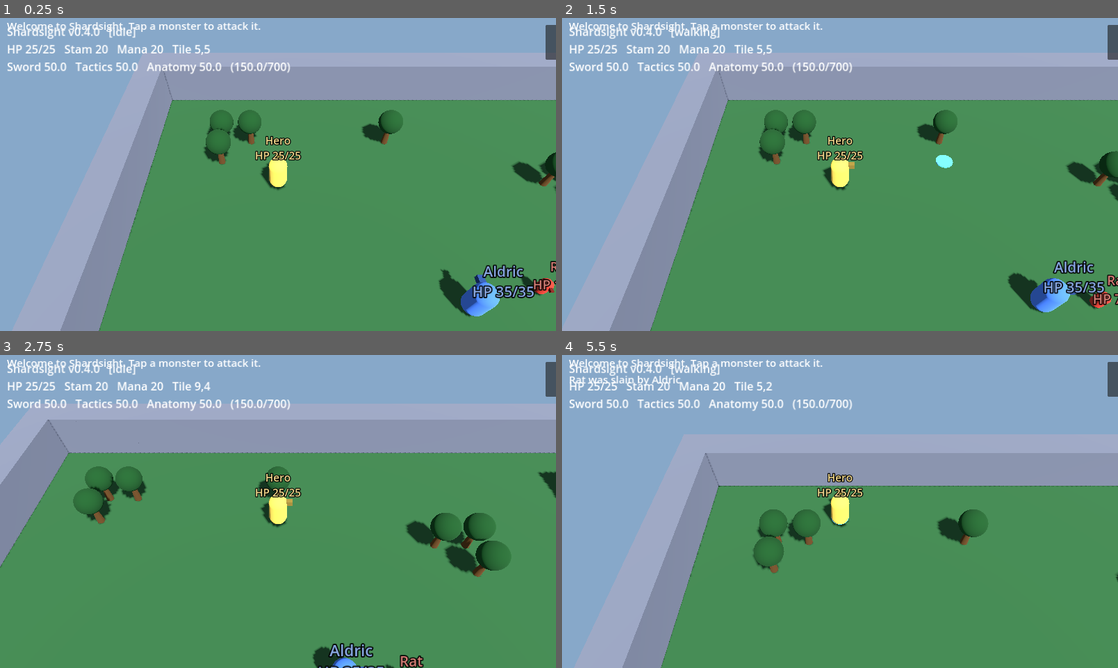
Above: before the commit, frames 1-4 (two rows, left to right).
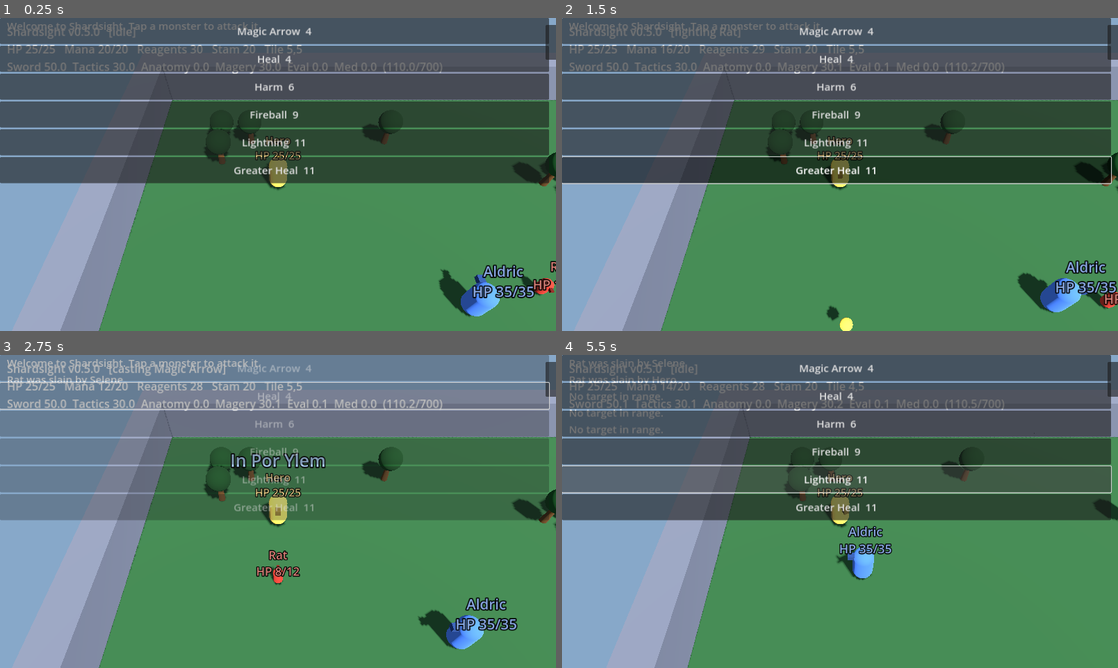
Above: after the commit, the same moments.

Repository: luckovsdeniss-denlu/Shardsight
Game: Godot game, scene res://scenes/main.tscn
Two runs of this game, one before a commit and one after it. Both use one fixed random seed, a clock stepped at 60 frames per second and the inputs below.
Inputs (mouse positions are in pixels of both pictures, inside the frame that each line leads up to):
- Up to frame 1 (0.25 s): no input
- Up to frame 2 (1.5 s): click (834, 30) at 0.5 s, where only the run after the commit has a clickable "Magic Arrow 4"; tap A at 1.25 s; move the mouse to (962, 158) at 1.27 s; click (962, 158) at 1.42 s
- Up to frame 3 (2.75 s): click (272, 395) at 2 s, where only the run after the commit has a clickable "Heal 4"
- Up to frame 4 (5.5 s): tap A at 2.75 s; move the mouse to (728, 527) at 2.77 s; click (728, 527) at 2.92 s; click (834, 423) at 3.5 s, where only the run after the commit has a clickable "Harm 6"; click (834, 452) at 4.25 s, where only the run after the commit has a clickable "Fireball 9"; click (834, 480) at 5 s, where only the run after the commit has a clickable "Lightning 11"

The runs differ from the first frame. In frame 1, 49% of the frame differs, in the area x 0-99%, y 0-53%; in frame 2, 54%; in frame 3, 64%, in the area x 0-100%, y 0-100%; in frame 4, 58%.

Commit message:
Add Magery: spells, mana, reagents, casting, Eval Int, Resisting, Meditation (v0.5.0)
Co-Authored-By: Claude Sonnet 5.5 <noreply@anthropic.com>
Claude-Session: https://claude.ai/code/session_01H6LNxUGdbevPyoRQBBzvxK

Diff:
--- a/project.godot
+++ b/project.godot
@@ -4,7 +4,7 @@
 [application]
 
 config/name="Shardsight"
-config/version="0.4.0"
+config/version="0.5.0"
 run/main_scene="res://scenes/main.tscn"
 config/features=PackedStringArray("4.3", "GL Compatibility")
 config/icon="res://icon.svg"
--- a/scripts/bestiary.gd
+++ b/scripts/bestiary.gd
@@ -1,12 +1,13 @@
 class_name Bestiary
 ## Stat blocks for everything that walks the map.
-## Keys: str/dex/int, skills, dmg_min/dmg_max (weapon roll), wspeed (weapon speed 20..60),
+## Keys: str/dex/int, skills, reagents, dmg_min/dmg_max (weapon roll), wspeed (weapon speed 20..60),
 ## move (m/s), armor, leash (wander radius in tiles), aggro (m), respawn (s), role, scale.
 
 const HERO := {
 	"str": 25, "dex": 20, "int": 20, "wspeed": 45, "dmg_min": 5, "dmg_max": 10,
 	"move": 4.0, "leash": 8, "aggro": 5.0, "respawn": 5.0,
-	"skills": {Hero.Skill.SWORDSMANSHIP: 50.0, Hero.Skill.TACTICS: 50.0, Hero.Skill.ANATOMY: 50.0},
+	"reagents": 30,
+	"skills": {Hero.Skill.SWORDSMANSHIP: 50.0, Hero.Skill.TACTICS: 30.0, Hero.Skill.MAGERY: 30.0},
 }
 
 # Other players, played by the computer.
@@ -19,6 +20,15 @@
 	"str": 30, "dex": 25, "int": 10, "wspeed": 55, "dmg_min": 4, "dmg_max": 8,
 	"move": 3.8, "leash": 8, "aggro": 5.0, "respawn": 5.0,
 	"skills": {Hero.Skill.SWORDSMANSHIP: 55.0, Hero.Skill.TACTICS: 55.0, Hero.Skill.ANATOMY: 45.0},
+}
+
+const MAGE := {
+	"str": 20, "dex": 20, "int": 40, "wspeed": 30, "dmg_min": 2, "dmg_max": 4,
+	"move": 3.4, "leash": 8, "aggro": 6.0, "respawn": 5.0, "reagents": 40,
+	"skills": {
+		Hero.Skill.SWORDSMANSHIP: 20.0, Hero.Skill.MAGERY: 70.0, Hero.Skill.EVALUATING_INTELLECT: 50.0,
+		Hero.Skill.MEDITATION: 50.0, Hero.Skill.RESISTING_SPELLS: 30.0,
+	},
 }
 
 # Peaceful NPCs.
@@ -41,3 +51,11 @@
 	"move": 2.2, "leash": 5, "aggro": 5.0, "respawn": 15.0, "scale": 1.15, "armor": 2.0,
 	"skills": {Hero.Skill.SWORDSMANSHIP: 60.0, Hero.Skill.TACTICS: 40.0, Hero.Skill.ANATOMY: 30.0},
 }
+const EVIL_MAGE := {
+	"str": 25, "dex": 25, "int": 45, "wspeed": 30, "dmg_min": 1, "dmg_max": 3,
+	"move": 2.4, "leash": 5, "aggro": 6.0, "respawn": 20.0, "reagents": 999,
+	"skills": {
+		Hero.Skill.SWORDSMANSHIP: 20.0, Hero.Skill.MAGERY: 55.0, Hero.Skill.EVALUATING_INTELLECT: 40.0,
+		Hero.Skill.MEDITATION: 40.0, Hero.Skill.RESISTING_SPELLS: 30.0,
+	},
+}
--- a/scripts/entity.gd
+++ b/scripts/entity.gd
@@ -12,6 +12,8 @@
 const HEAL_RANGE := 2.5
 const HEAL_PER_SEC := 4.0
 const REGEN_PER_SEC := 0.4
+const SPELL_RANGE := 7.0
+const CAST_RECOVERY := 0.8     # seconds between casts
 
 var kind: int = Kind.PLAYER
 var display_name := "?"
@@ -27,6 +29,7 @@
 var aggro_range := 5.0
 var respawn_time := 8.0
 var ai_enabled := true         # for players: false = only obeys taps
+var is_hero := false           # the player's own character (gets spell feedback in the log)
 
 var game
 var world: World
@@ -41,6 +44,14 @@
 var pause := 0.0
 var repath_timer := 0.0
 var start_skills := {}
+var mana := 0.0
+var reagents := 0.0
+var restocking := false
+var casting_id := ""
+var cast_timer := 0.0
+var cast_target: Entity = null
+var cast_cd := 0.0
+var _med_timer := 0.0
 var label: Label3D
 var _last_text := ""
 
@@ -70,6 +81,8 @@
 	home = world.tile_center(tile)
 	position = home
 	hp = float(stats.max_hp())
+	mana = float(stats.max_mana())
+	reagents = float(cfg.get("reagents", 0))
 
 
 func _build_visual(color: Color, s: float) -> void:
@@ -109,11 +122,19 @@
 			_respawn()
 		return
 	swing_cd = maxf(swing_cd - delta, 0.0)
+	cast_cd = maxf(cast_cd - delta, 0.0)
 	pause = maxf(pause - delta, 0.0)
 	repath_timer -= delta
 	hp = minf(hp + REGEN_PER_SEC * delta, float(stats.max_hp()))
+	_regen_mana(delta)
 	if role == "healer":
 		_heal_aura(delta)
+	elif role == "merchant":
+		_restock_aura(delta)
+	if casting_id != "":
+		_cast_step(delta)
+		_refresh_label()
+		return
 	_think(delta)
 	_follow_path(delta)
 	_fight()
@@ -134,7 +155,7 @@
 			pause = 3.0
 			go_to(home)
 	elif kind == Kind.PLAYER and autonomous and pause <= 0.0:
-		if _recover():
+		if _recover() or _resupply():
 			return
 		if target == null:
 			target = _nearest(Kind.MONSTER, aggro_range)
@@ -158,6 +179,11 @@
 	if not recovering:
 		return false
 	target = null
+	if casting_id == "" and cast_cd <= 0.0:
+		var heal_id := _best_spell("heal")
+		if heal_id != "":
+			start_cast(heal_id, self)
+			return true
 	var healer := _find_role("healer")
 	if healer != null and position.distance_to(healer.position) > 2.0 and path.is_empty():
 		go_to(healer.position)
@@ -165,7 +191,10 @@
 
 
 func _chase() -> void:
-	if position.distance_to(target.position) > MELEE_RANGE:
+	var reach := MELEE_RANGE
+	if (kind != Kind.PLAYER or ai_enabled) and _best_spell("attack") != "":
+		reach = SPELL_RANGE            # casters keep their distance
+	if position.distance_to(target.position) > reach:
 		if repath_timer <= 0.0 or path.is_empty():
 			repath_timer = 0.4
 			var p: Array[Vector3] = world.find_path(position, target.position)
@@ -241,9 +270,12 @@
 # --- combat ----------------------------------------------------------------
 
 func _fight() -> void:
-	if target == null or swing_cd > 0.0:
-		return
-	if position.distance_to(target.position) > MELEE_RANGE:
+	if target == null:
+		return
+	var d := position.distance_to(target.position)
+	if (kind != Kind.PLAYER or ai_enabled) and _try_auto_cast(d):
+		return
+	if swing_cd > 0.0 or d > MELEE_RANGE:
 		return
 	swing_cd = Rules.swing_seconds(stats.max_stamina(), weapon_speed)
 	var atk: float = stats.skills.get(Hero.Skill.SWORDSMANSHIP, 0.0)
@@ -272,6 +304,8 @@
 	if dead or kind == Kind.NPC:
 		return
 	hp -= amount
+	if casting_id != "":
+		_fizzle("disrupted")      # taking damage breaks a spell in progress
 	_pop("-%d" % maxi(1, roundi(amount)), Color(1.0, 0.45, 0.4))
 	if target == null and not recovering:
 		target = from                  # fight back
@@ -282,6 +316,7 @@
 func _die(killer: Entity) -> void:
 	dead = true
 	hp = 0.0
+	casting_id = ""
 	target = null
 	recovering = false
 	path.clear()
@@ -295,6 +330,7 @@
 	visible = true
 	position = home
 	hp = float(stats.max_hp())
+	mana = float(stats.max_mana())
 	pause = 2.0
 	swing_cd = 1.0
 	if kind == Kind.PLAYER:
@@ -319,6 +355,8 @@
 func state_text() -> String:
 	if dead:
 		return "dead"
+	if casting_id != "":
+		return "casting " + String(Spells.LIST[casting_id]["name"])
 	if target != null:
 		return "fighting " + target.display_name
 	if recovering:
@@ -352,3 +390,195 @@
 	var tw := l.create_tween()
 	tw.tween_property(l, "position:y", l.position.y + 0.9, 0.8)
 	tw.tween_callback(l.queue_free)
+
+
+# --- magery ----------------------------------------------------------------
+
+func _skill(s: int) -> float:
+	return float(stats.skills.get(s, 0.0))
+
+
+func can_cast(id: String) -> bool:
+	if dead or casting_id != "":
+		return false
+	var sp: Dictionary = Spells.LIST[id]
+	return mana >= float(sp["mana"]) and reagents >= float(sp["reagents"]) \
+		and _skill(Hero.Skill.MAGERY) >= float(sp["min"])
+
+
+func _why_not(id: String) -> String:
+	var sp: Dictionary = Spells.LIST[id]
+	if _skill(Hero.Skill.MAGERY) < float(sp["min"]):
+		return "Your Magery is too low for %s." % sp["name"]
+	if mana < float(sp["mana"]):
+		return "Not enough mana."
+	return "Not enough reagents."
+
+
+## Begin casting. Mana and reagents are spent up front, as in the classic game.
+func start_cast(id: String, tgt: Entity) -> bool:
+	if dead or casting_id != "" or cast_cd > 0.0 or tgt == null:
+		return false
+	if not can_cast(id):
+		if is_hero:
+			game.log_event(_why_not(id))
+		return false
+	if tgt != self and position.distance_to(tgt.position) > SPELL_RANGE:
+		if is_hero:
+			game.log_event("That is too far away.")
+		return false
+	var sp: Dictionary = Spells.LIST[id]
+	mana -= float(sp["mana"])
+	reagents -= float(sp["reagents"])
+	casting_id = id
+	cast_target = tgt
+	cast_timer = 0.5 + 0.25 * float(sp["circle"])
+	path.clear()
+	_pop(String(sp["words"]), Color(0.7, 0.85, 1.0))
+	return true
+
+
+## Used by the on-screen spell buttons. Attack spells pick the current or nearest monster.
+func cast_manual(id: String) -> void:
+	var sp: Dictionary = Spells.LIST[id]
+	var tgt: Entity = self
+	if String(sp["kind"]) == "attack":
+		tgt = target if target != null else _nearest(Kind.MONSTER, SPELL_RANGE)
+		if tgt == null:
+			game.log_event("No target in range.")
+			return
+		target = tgt
+	start_cast(id, tgt)
+
+
+func _cast_step(delta: float) -> void:
+	cast_timer -= delta
+	if cast_target != null and cast_target != self:
+		_face(cast_target.position - position)
+	if cast_timer <= 0.0:
+		_finish_cast()
+
+
+func _fizzle(reason: String) -> void:
+	casting_id = ""
+	cast_target = null
+	cast_cd = CAST_RECOVERY
+	_pop(reason, Color(0.75, 0.75, 0.75))
+
+
+func _finish_cast() -> void:
+	var sp: Dictionary = Spells.LIST[casting_id]
+	var tgt := cast_target
+	casting_id = ""
+	cast_target = null
+	cast_cd = CAST_RECOVERY
+	if tgt == null or tgt.dead or (tgt != self and position.distance_to(tgt.position) > SPELL_RANGE + 1.0):
+		_pop("fizzle", Color(0.75, 0.75, 0.75))
+		return
+	if randf() >= Rules.cast_chance(_skill(Hero.Skill.MAGERY), float(sp["min"])):
+		_pop("fizzle", Color(0.75, 0.75, 0.75))
+		return
+	var amount := randf_range(float(sp["min_dmg"]), float(sp["max_dmg"]))
+	if String(sp["kind"]) == "heal":
+		tgt.hp = minf(tgt.hp + amount, float(tgt.stats.max_hp()))
+		tgt._pop("+%d" % roundi(amount), Color(0.5, 1.0, 0.5))
+	else:
+		_bolt(tgt.position, sp["color"])
+		amount *= Rules.spell_damage_multiplier(_skill(Hero.Skill.EVALUATING_INTELLECT))
+		if randf() < Rules.resist_chance(tgt._skill(Hero.Skill.RESISTING_SPELLS)):
+			amount *= 0.5
+			tgt._pop("resisted", Color(0.7, 0.9, 1.0))
+			if tgt.kind == Kind.PLAYER:
+				tgt.stats.try_gain(Hero.Skill.RESISTING_SPELLS)
+		tgt.take_damage(amount, self)
+		if kind == Kind.PLAYER:
+			stats.try_gain(Hero.Skill.EVALUATING_INTELLECT)
+	if kind == Kind.PLAYER:
+		stats.try_gain(Hero.Skill.MAGERY)
+
+
+## Heals itself when hurt, otherwise casts the best affordable attack spell in range.
+func _try_auto_cast(d: float) -> bool:
+	if casting_id != "" or cast_cd > 0.0:
+		return false
+	if hp < float(stats.max_hp()) * 0.5:
+		var heal_id := _best_spell("heal")
+		if heal_id != "":
+			return start_cast(heal_id, self)
+	if d <= SPELL_RANGE:
+		var attack_id := _best_spell("attack")
+		if attack_id != "":
+			return start_cast(attack_id, target)
+	return false
+
+
+## Best affordable spell of a kind: highest expected effect per mana, ignoring long shots.
+func _best_spell(k: String) -> String:
+	var best := ""
+	var best_score := 0.0
+	var magery := _skill(Hero.Skill.MAGERY)
+	for id in Spells.ORDER:
+		var sp: Dictionary = Spells.LIST[id]
+		if String(sp["kind"]) != k or not can_cast(id):
+			continue
+		var chance := Rules.cast_chance(magery, float(sp["min"]))
+		if chance < 0.2:
+			continue
+		var avg := (float(sp["min_dmg"]) + float(sp["max_dmg"])) / 2.0
+		var score := chance * avg / float(sp["mana"])
+		if score > best_score:
+			best_score = score
+			best = id
+	return best
+
+
+func _regen_mana(delta: float) -> void:
+	var resting := path.is_empty() and target == null and casting_id == ""
+	var max_mana := float(stats.max_mana())
+	mana = minf(mana + Rules.mana_regen(_skill(Hero.Skill.MEDITATION), resting) * delta, max_mana)
+	if resting and mana < max_mana and kind == Kind.PLAYER:
+		_med_timer += delta
+		if _med_timer >= 1.0:
+			_med_timer = 0.0
+			stats.try_gain(Hero.Skill.MEDITATION)   # resting while drained trains Meditation
+
+
+## Mages walk to the merchant when their reagents run low.
+func _resupply() -> bool:
+	if _skill(Hero.Skill.MAGERY) < 0.1:
+		return false
+	if reagents < 3.0:
+		restocking = true
+	elif reagents >= 15.0:
+		restocking = false
+	if not restocking:
+		return false
+	target = null
+	var m := _find_role("merchant")
+	if m != null and position.distance_to(m.position) > 2.0 and path.is_empty():
+		go_to(m.position)
+	return true
+
+
+func _restock_aura(delta: float) -> void:
+	var list: Array = game.creatures
+	for item in list:
+		var other := item as Entity
+		if other.dead or other.kind != Kind.PLAYER:
+			continue
+		if position.distance_to(other.position) <= HEAL_RANGE:
+			other.reagents = minf(other.reagents + 3.0 * delta, 30.0)
+
+
+func _bolt(to: Vector3, color: Color) -> void:
+	var m := MeshInstance3D.new()
+	var s := SphereMesh.new()
+	s.radius = 0.15
+	s.height = 0.3
+	m.mesh = s
+	m.material_override = World._mat(color)
+	get_parent().add_child(m)
+	m.position = position + Vector3(0.0, 1.0, 0.0)
+	var tw := m.create_tween()
+	tw.tween_property(m, "position", to + Vector3(0.0, 1.0, 0.0), 0.25)
+	tw.tween_callback(m.queue_free)
--- a/scripts/hero.gd
+++ b/scripts/hero.gd
@@ -1,7 +1,10 @@
 class_name Hero
 ## No classes or levels: three stats, skills 0..100, hard caps.
 
-enum Skill { SWORDSMANSHIP, TACTICS, ANATOMY, MAGERY, MEDITATION, HEALING, WRESTLING }
+enum Skill {
+	SWORDSMANSHIP, TACTICS, ANATOMY, MAGERY, MEDITATION, HEALING, WRESTLING,
+	EVALUATING_INTELLECT, RESISTING_SPELLS,
+}
 
 var strength := 25
 var dexterity := 20
--- a/scripts/main.gd
+++ b/scripts/main.gd
@@ -16,6 +16,7 @@
 var hud := Label.new()
 var log_label := Label.new()
 var auto_button := Button.new()
+var spell_buttons := {}
 var log_lines: Array[String] = []
 var held := false
 var auto := true
@@ -51,6 +52,23 @@
 	auto_button.set_anchors_and_offsets_preset(Control.PRESET_TOP_RIGHT, Control.PRESET_MODE_MINSIZE, 16)
 	_update_button()
 
+	var bar := VBoxContainer.new()
+	layer.add_child(bar)
+	bar.set_anchors_preset(Control.PRESET_BOTTOM_RIGHT)
+	bar.grow_horizontal = Control.GROW_DIRECTION_BEGIN
+	bar.grow_vertical = Control.GROW_DIRECTION_BEGIN
+	bar.offset_right = -16.0
+	bar.offset_bottom = -16.0
+	for id in Spells.ORDER:
+		var sp: Dictionary = Spells.LIST[id]
+		var b := Button.new()
+		b.text = "%s  %d" % [sp["name"], sp["mana"]]
+		b.custom_minimum_size = Vector2(260, 60)
+		b.add_theme_font_size_override("font_size", 24)
+		b.pressed.connect(_on_spell.bind(id))
+		bar.add_child(b)
+		spell_buttons[id] = b
+
 	log_event("Welcome to Shardsight. Tap a monster to attack it.")
 	_follow_camera()
 
@@ -62,8 +80,10 @@
 	var red := Color("c0392b")       # monsters: hostile
 
 	hero = _spawn(Entity.Kind.PLAYER, "Hero", Bestiary.HERO, gold, Vector2i(5, 5))
+	hero.is_hero = true
 	_spawn(Entity.Kind.PLAYER, "Aldric", Bestiary.WARRIOR, blue, Vector2i(10, 10))
 	_spawn(Entity.Kind.PLAYER, "Mira", Bestiary.FIGHTER, blue, Vector2i(20, 18))
+	_spawn(Entity.Kind.PLAYER, "Selene", Bestiary.MAGE, blue, Vector2i(18, 8))
 
 	_spawn(Entity.Kind.NPC, "Elara", Bestiary.HEALER, cream, Vector2i(24, 11))
 	_spawn(Entity.Kind.NPC, "Bran", Bestiary.MERCHANT, cream, Vector2i(23, 6))
@@ -73,6 +93,7 @@
 	_spawn(Entity.Kind.MONSTER, "Wolf", Bestiary.WOLF, red, Vector2i(25, 14))
 	_spawn(Entity.Kind.MONSTER, "Orc", Bestiary.ORC, red, Vector2i(27, 20))
 	_spawn(Entity.Kind.MONSTER, "Orc", Bestiary.ORC, red, Vector2i(16, 20))
+	_spawn(Entity.Kind.MONSTER, "Evil Mage", Bestiary.EVIL_MAGE, red, Vector2i(14, 22))
 
 
 func _spawn(kind: int, label_text: String, cfg: Dictionary, color: Color, tile: Vector2i) -> Entity:
@@ -162,6 +183,13 @@
 	return best
 
 
+func _on_spell(id: String) -> void:
+	if hero.dead:
+		return
+	hero.pause = MANUAL_PAUSE
+	hero.cast_manual(id)
+
+
 func _toggle_auto() -> void:
 	auto = not auto
 	hero.ai_enabled = auto
@@ -183,6 +211,9 @@
 	else:
 		marker.visible = true
 		marker.position = hero.path[hero.path.size() - 1] + Vector3(0.0, 0.03, 0.0)
+	for id in spell_buttons:
+		var b: Button = spell_buttons[id]
+		b.disabled = hero.dead or not hero.can_cast(id)
 	_follow_camera()
 	_update_hud()
 
@@ -190,11 +221,13 @@
 func _update_hud() -> void:
 	var s := hero.stats
 	var tile := world.to_tile(hero.position)
-	hud.text = "Shardsight v%s   [%s]\nHP %d/%d   Stam %d   Mana %d   Tile %d,%d\nSword %.1f   Tactics %.1f   Anatomy %.1f   (%.1f/%d)" % [
-		version, hero.state_text(), ceili(hero.hp), s.max_hp(), s.max_stamina(), s.max_mana(),
-		tile.x, tile.y,
+	hud.text = "Shardsight v%s   [%s]\nHP %d/%d   Mana %d/%d   Reagents %d   Stam %d   Tile %d,%d\nSword %.1f  Tactics %.1f  Anatomy %.1f  Magery %.1f  Eval %.1f  Med %.1f  (%.1f/%d)" % [
+		version, hero.state_text(), ceili(hero.hp), s.max_hp(), floori(hero.mana), s.max_mana(),
+		floori(hero.reagents), s.max_stamina(), tile.x, tile.y,
 		s.skills[Hero.Skill.SWORDSMANSHIP], s.skills[Hero.Skill.TACTICS],
-		s.skills[Hero.Skill.ANATOMY], s.skill_total(), Rules.SKILL_CAP_TOTAL]
+		s.skills[Hero.Skill.ANATOMY], s.skills[Hero.Skill.MAGERY],
+		s.skills[Hero.Skill.EVALUATING_INTELLECT], s.skills[Hero.Skill.MEDITATION],
+		s.skill_total(), Rules.SKILL_CAP_TOTAL]
 
 
 func _follow_camera() -> void:
--- a/scripts/rules.gd
+++ b/scripts/rules.gd
@@ -29,3 +29,27 @@
 ## and Anatomy (~Anatomy/2 %). Multiply the weapon's base damage roll by this.
 static func damage_multiplier(strength: float, tactics: float, anatomy: float) -> float:
 	return tactics_multiplier(tactics) * (1.0 + 0.2 * strength / 100.0) * (1.0 + anatomy / 200.0)
+
+
+## Approximate: success rises from the circle's minimum skill to a sure cast about 40 points
+## above it. Below the minimum the spell cannot be attempted.
+static func cast_chance(magery: float, min_skill: float) -> float:
+	if magery < min_skill:
+		return 0.0
+	return clampf((magery - min_skill) / 40.0, 0.05, 1.0)
+
+
+## Approximate: Evaluating Intellect raises spell damage, up to +50% at 100.
+static func spell_damage_multiplier(eval_int: float) -> float:
+	return 1.0 + eval_int / 200.0
+
+
+## Approximate: Resisting Spells lets the target halve spell damage (up to a 50% chance).
+static func resist_chance(resisting: float) -> float:
+	return clampf(resisting / 200.0, 0.0, 0.5)
+
+
+## Mana per second. Meditation speeds it up; standing still ("active meditation") doubles it.
+static func mana_regen(meditation: float, resting: bool) -> float:
+	var rate := 0.3 * (1.0 + meditation / 50.0)
+	return rate * 2.0 if resting else rate
--- /dev/null
+++ b/scripts/spells.gd
@@ -0,0 +1,38 @@
+class_name Spells
+## Magery spells. Circle, mana and minimum Magery follow the mechanics reference
+## (circles 1-4 of 8). Damage/heal ranges and reagent counts are tuning guesses.
+
+const ORDER := ["magic_arrow", "heal", "harm", "fireball", "lightning", "greater_heal"]
+
+const LIST := {
+	"magic_arrow": {
+		"name": "Magic Arrow", "words": "In Por Ylem", "circle": 1, "mana": 4, "min": 0.1,
+		"reagents": 1, "kind": "attack", "min_dmg": 3.0, "max_dmg": 7.0,
+		"color": Color(1.0, 0.85, 0.3),
+	},
+	"heal": {
+		"name": "Heal", "words": "In Mani", "circle": 1, "mana": 4, "min": 0.1,
+		"reagents": 1, "kind": "heal", "min_dmg": 6.0, "max_dmg": 10.0,
+		"color": Color(0.5, 1.0, 0.5),
+	},
+	"harm": {
+		"name": "Harm", "words": "An Mani", "circle": 2, "mana": 6, "min": 0.1,
+		"reagents": 1, "kind": "attack", "min_dmg": 4.0, "max_dmg": 9.0,
+		"color": Color(0.5, 0.8, 1.0),
+	},
+	"fireball": {
+		"name": "Fireball", "words": "Vas Flam", "circle": 3, "mana": 9, "min": 10.1,
+		"reagents": 2, "kind": "attack", "min_dmg": 7.0, "max_dmg": 13.0,
+		"color": Color(1.0, 0.45, 0.1),
+	},
+	"lightning": {
+		"name": "Lightning", "words": "Por Ort Grav", "circle": 4, "mana": 11, "min": 24.1,
+		"reagents": 3, "kind": "attack", "min_dmg": 10.0, "max_dmg": 18.0,
+		"color": Color(0.8, 0.8, 1.0),
+	},
+	"greater_heal": {
+		"name": "Greater Heal", "words": "In Vas Mani", "circle": 4, "mana": 11, "min": 24.1,
+		"reagents": 3, "kind": "heal", "min_dmg": 14.0, "max_dmg": 20.0,
+		"color": Color(0.4, 1.0, 0.7),
+	},
+}
Not shown, changed: CHANGELOG.md
